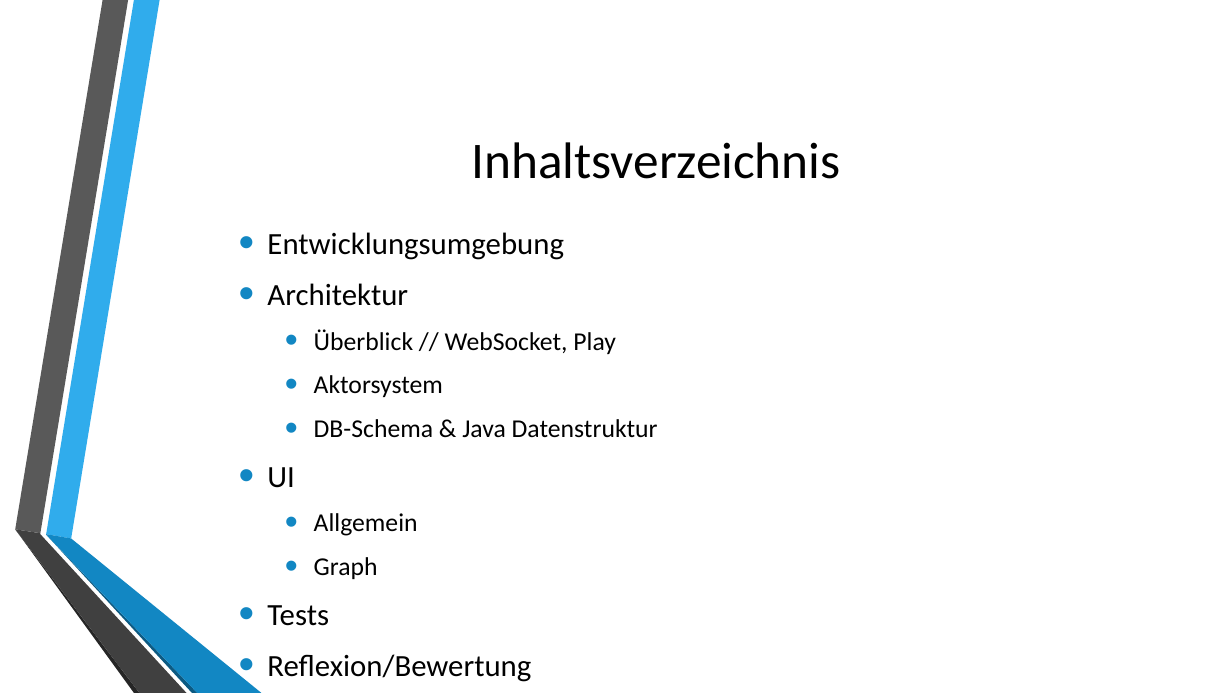
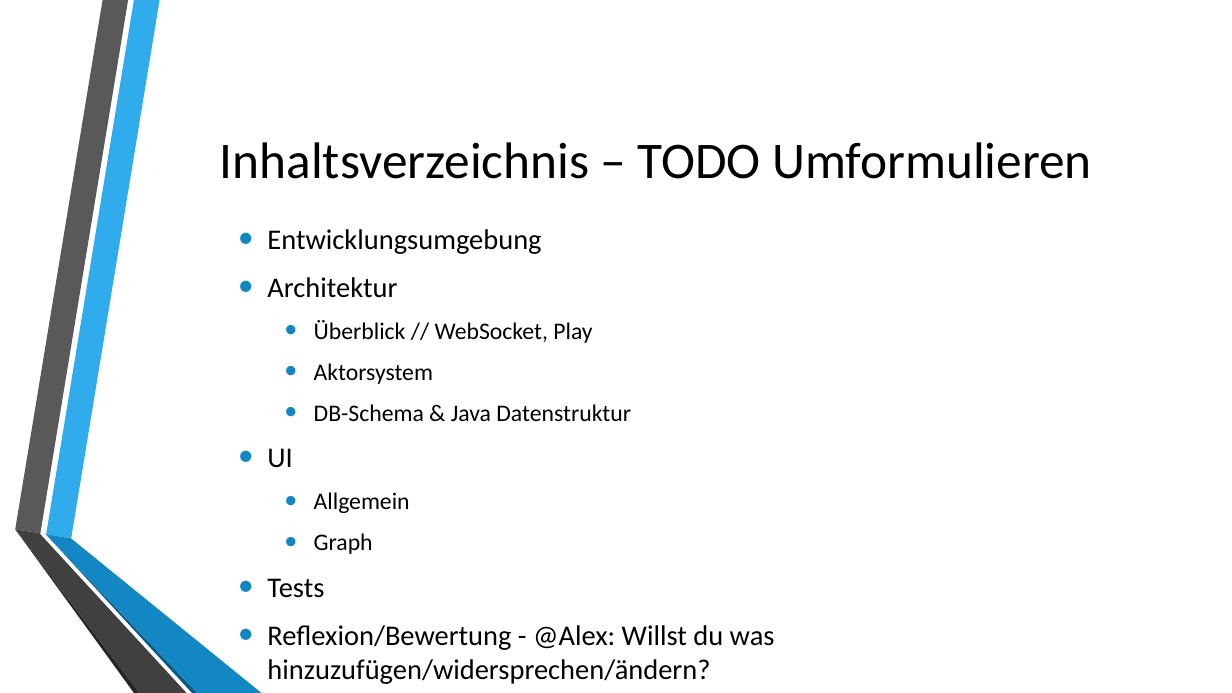
Before and after one commit to autarchprinceps/Reactive-Load-Generator, a slide deck: slide 2 of Dokumentation/Präsentation.pptx. Drawn at 1232x693 pixels with LibreOffice and Linux fonts; fonts in the diff are those of the drawing; background and template pictures are left out. Boxes give left, top, right and bottom in pixels: in the first picture for what was removed or moved away, otherwise in the second. Text is boxed around its words. In the diff, an @@ line names an element or a change of style, - is before the commit and + after.

```diff
--- a/Dokumentation/Präsentation.pptx
+++ b/Dokumentation/Präsentation.pptx
@@ title at [220,142,1092,179]: text changed @@
-Inhaltsverzeichnis
+Inhaltsverzeichnis – TODO Umformulieren
@@ text at [267,229,631,598]: size 24 to 22.2 pt in "Entwicklungsumgebung", "Architektur", "UI", "Tests"; size 20 to 18.5 pt in "Überblick // WebSocket, Play", "Aktorsystem", "DB-Schema & Java Datenstruktur", "Allgemein" and 1 more places @@
@@ text at [267,625,775,684]: text changed; size 24 to 22.2 pt @@
-• Reflexion/Bewertung
+• Reflexion/Bewertung - @Alex: Willst du was hinzuzufügen/widersprechen/ändern?
```
Also in this commit, not shown: 4 other slides changed, 2 slides added.
